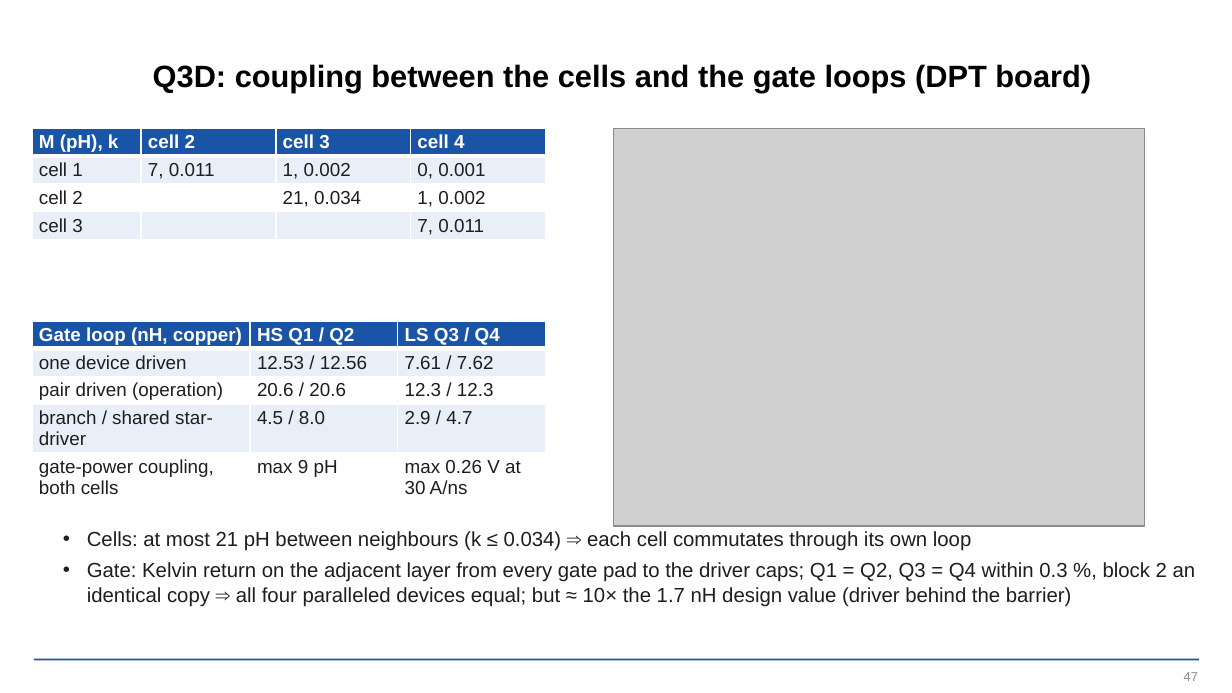
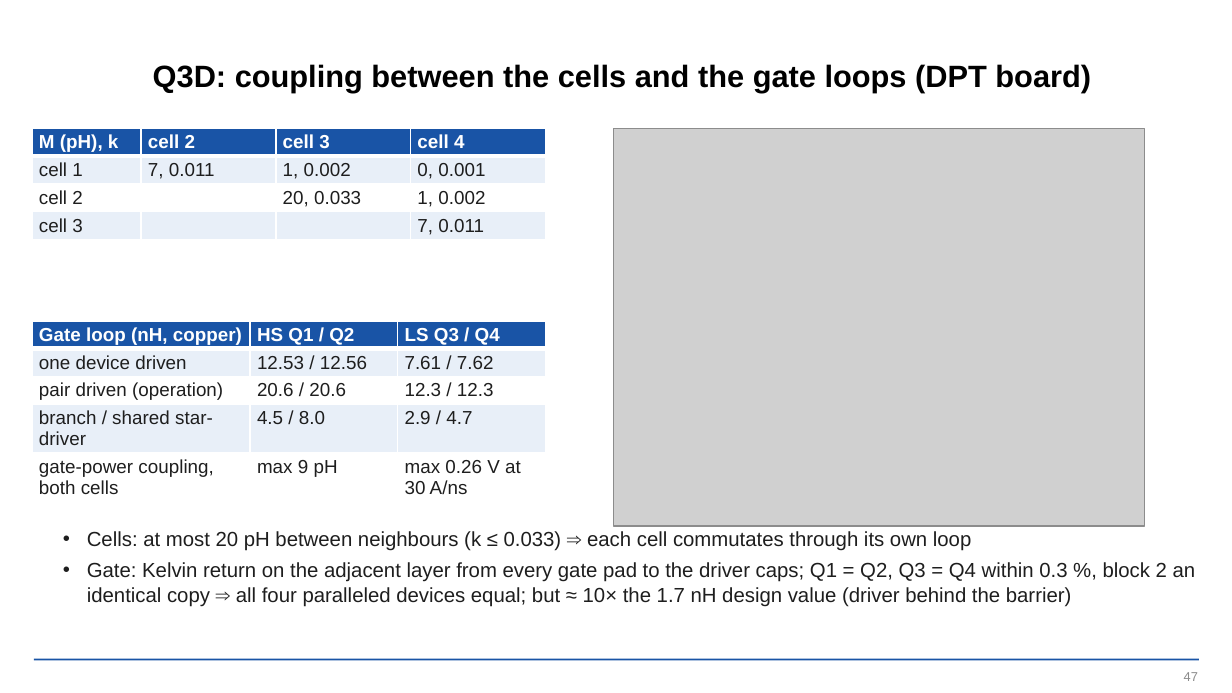
Before and after one commit to EnesAyaz/KTH, a slide deck: slide 47 of PCB-Design/reports/slides/spb_revb_design_flow.pptx. Drawn at 1232x693 pixels with LibreOffice and Linux fonts; fonts in the diff are those of the drawing; grey boxes stand for pictures; background and template pictures are left out. Boxes give left, top, right and bottom in pixels: in the first picture for what was removed or moved away, otherwise in the second. Text is boxed around its words. In the diff, an @@ line names an element or a change of style, - is before the commit and + after.

```diff
--- a/PCB-Design/reports/slides/spb_revb_design_flow.pptx
+++ b/PCB-Design/reports/slides/spb_revb_design_flow.pptx
@@ table at box(32, 128, 545, 241) @@
-row 3, column 3: 21, 0.034
+row 3, column 3: 20, 0.033
@@ text at box(87, 531, 971, 551): text changed @@
-• Cells: at most 21 pH between neighbours (k ≤ 0.034) ⇒ each cell commutates through its own loop
+• Cells: at most 20 pH between neighbours (k ≤ 0.033) ⇒ each cell commutates through its own loop
```
Also in this commit, not shown: 24 other slides changed, 17 other files.
